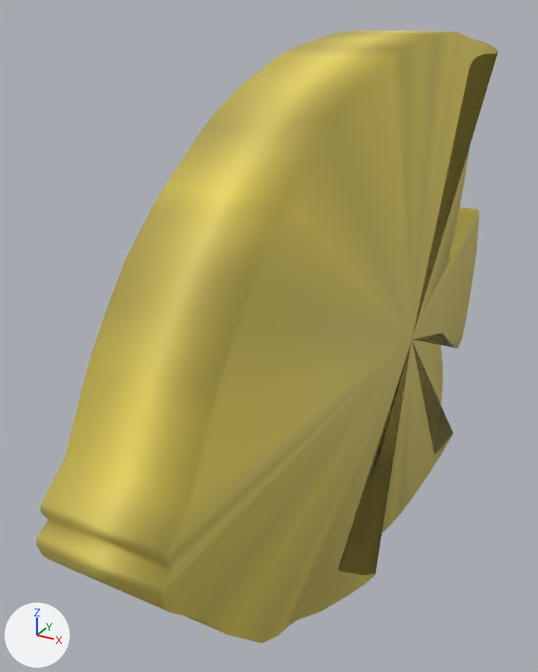
Renders of the glTF model pack/frenchangelfish/frenchangelfish.glb from each side of a commit.
One viewpoint serves both versions: a camera (50 mm lens) standing at (0.38, -0.877, 0.438) and looking at (-0.082, -0.037, 0.018). The lights are fixed; the arrows at lower left show +X, +Y and +Z. The first picture is the older version.

Names of what the first picture shows: 'frenchangelfish'.
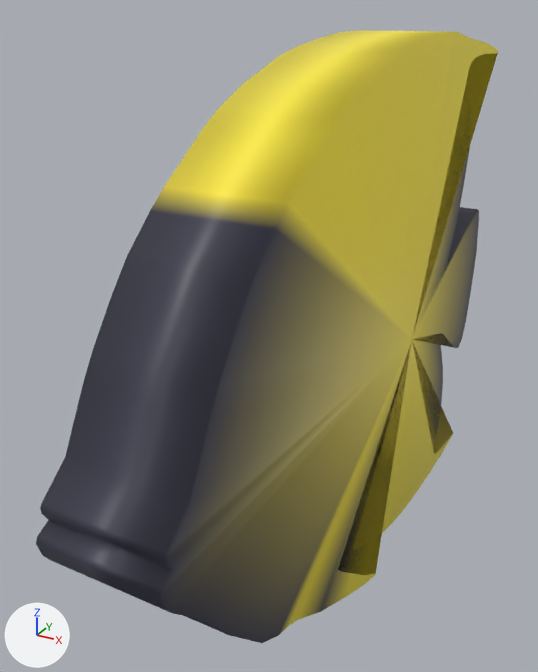
Changed parts and their boxes (x1, y1, x2, y2) in the pictures (538 x 672 px):
part 1 of me_frenchangelfish, recoloured
    both: (150, 30, 498, 635)
part 2 of me_frenchangelfish, recoloured (darker)
    both: (36, 106, 479, 643)

The change in detail:
me_frenchangelfish has 218 vertices, 432 faces and spans x -0.07..0.07, y -0.499..0.5, z -0.407..0.409.
me_frenchangelfish is used by ob_frenchangelfish; location (0.0, 0.0, 0.0).
me_frenchangelfish part 1: 200 faces centred in x -0.07..0.07, y -0.284..0.488, z -0.407..0.409 are repainted in the vertex colours; the middle colour goes from yellow #d7c55d to yellow #ffed3f.
me_frenchangelfish part 2: 232 faces centred in x -0.07..0.07, y -0.498..0.499, z -0.319..0.318 are repainted in the vertex colours; the middle colour goes from yellow #d3c25b to greyish blue #3f3f50.
